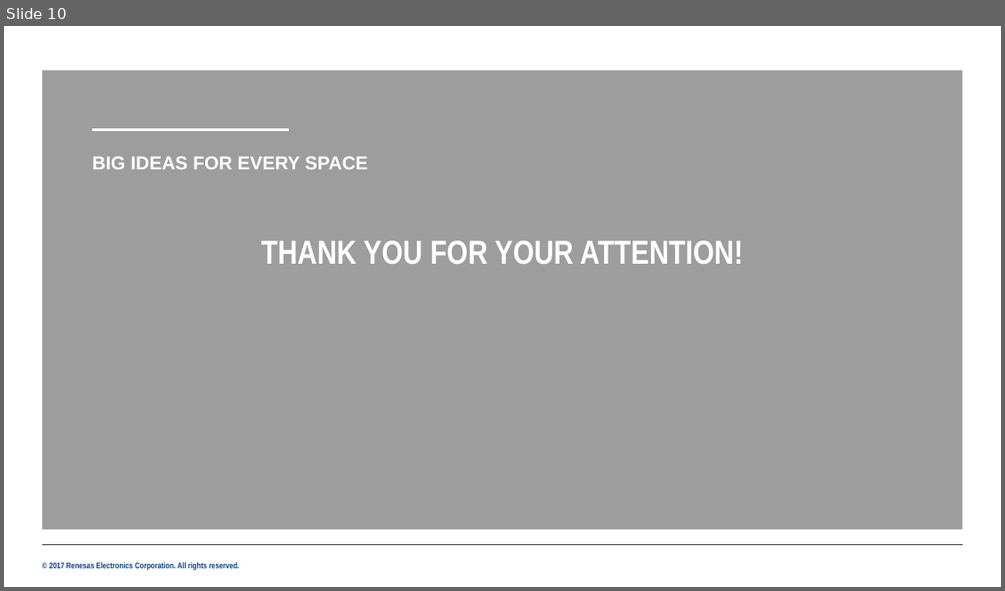
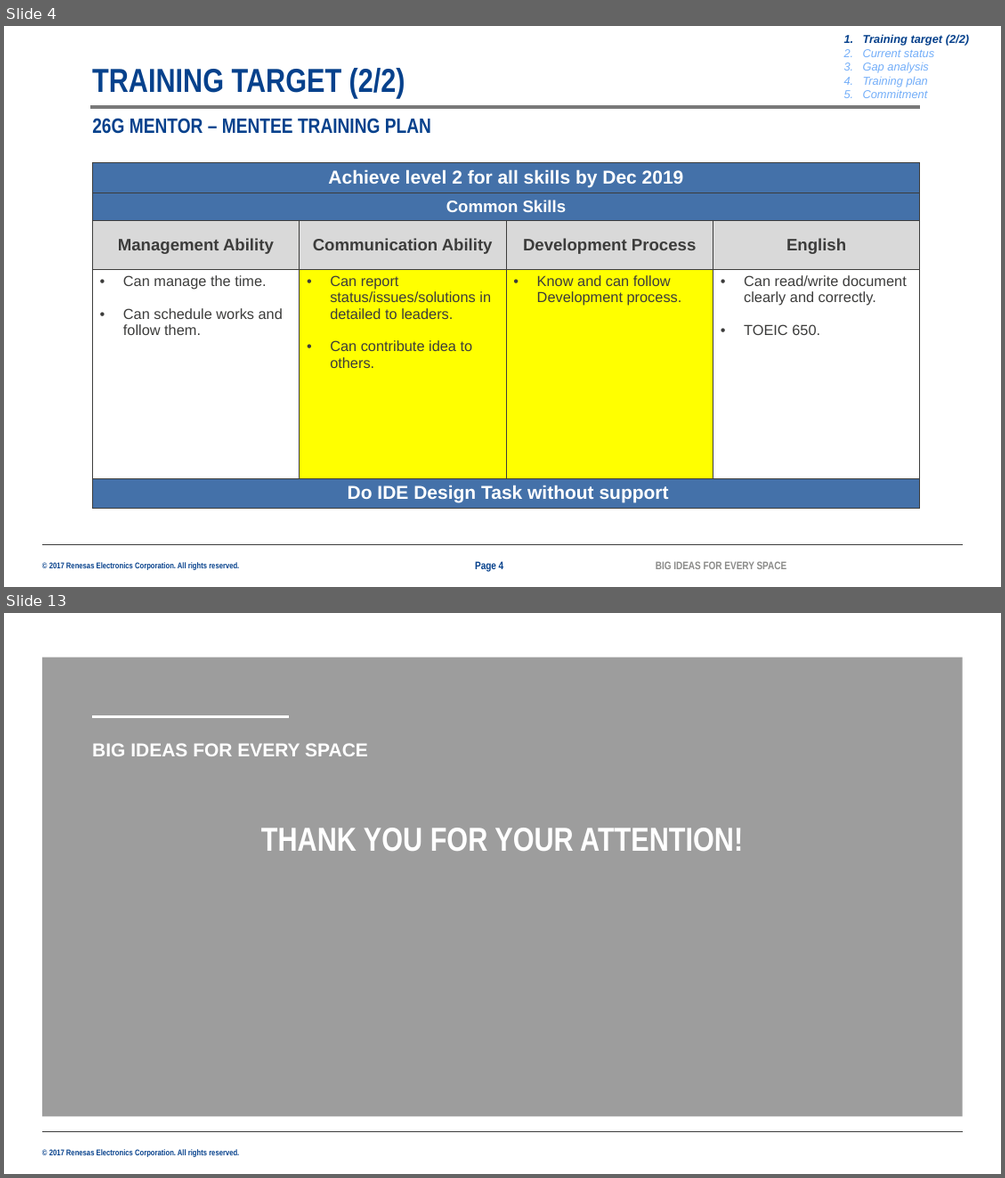
Before and after one commit to ttrunghieu201195/internaltool, a slide deck: [26G Mentor - Mentee][Nguyen Duong][2044].pptx. Shown one above the other, each under a label of ours: slide 10 before the commit, slides 4 and 13 after it; the slides between them are not shown. The pictures are 1005x591 and 1005x1178 pixels, drawn with LibreOffice and Linux fonts; fonts in the diff are those of the drawing; background and template pictures are left out. Boxes give left, top, right and bottom in pixels: in the first picture for what was removed or moved away, otherwise in the second. Text is boxed around its words. In the diff, an @@ line names an element or a change of style, - is before the commit and + after.

```diff
--- a/[26G Mentor - Mentee][Nguyen Duong][2044].pptx
+++ b/[26G Mentor - Mentee][Nguyen Duong][2044].pptx
@@ slide 4 added at <box>4,26,1001,587</box>, background #FFFFFF; not listed: 2 template elements that a slide beside it also shows @@
@@ text added at <box>863,34,969,98</box>, 11 pt, text #73AEF9, italic @@
+1. Training target (2/2)
+2. Current status
+3. Gap analysis
+4. Training plan
+5. Commitment
@@ title added at <box>92,68,405,98</box>, 32 pt, text #06418C, bold @@
+TRAINING TARGET (2/2)
@@ line added from (90, 107) to (920, 107), #797979 4 pt @@
@@ text added at <box>92,118,431,134</box>, 20 pt, text #06418C, bold @@
+26G MENTOR – MENTEE TRAINING PLAN
@@ table added at <box>92,163,921,508</box>, 5 rows, 4 columns @@
+Achieve level 2 for all skills by Dec 2019 |  |  | 
+Common Skills |  |  | 
+Management Ability | Communication Ability | Development Process | English
+Can manage the time. / Can schedule works and follow them. | Can report status/issues/solutions in detailed to leaders. / Can contribute idea to others. | Know and can follow Development process. | Can read/write document clearly and correctly. / TOEIC 650.
+Do IDE Design Task without support |  |  | 
@@ text added at <box>475,561,504,572</box>, 10.5 pt, text #06418C, bold @@
+Page 4
@@ text added at <box>655,561,787,569</box>, 10.5 pt, text #8B8B89, bold @@
+BIG IDEAS FOR EVERY SPACE
@@ what was slide 10 is now slide 13 @@
```
Also in this commit, not shown: 8 slides changed, 2 other slides added.
